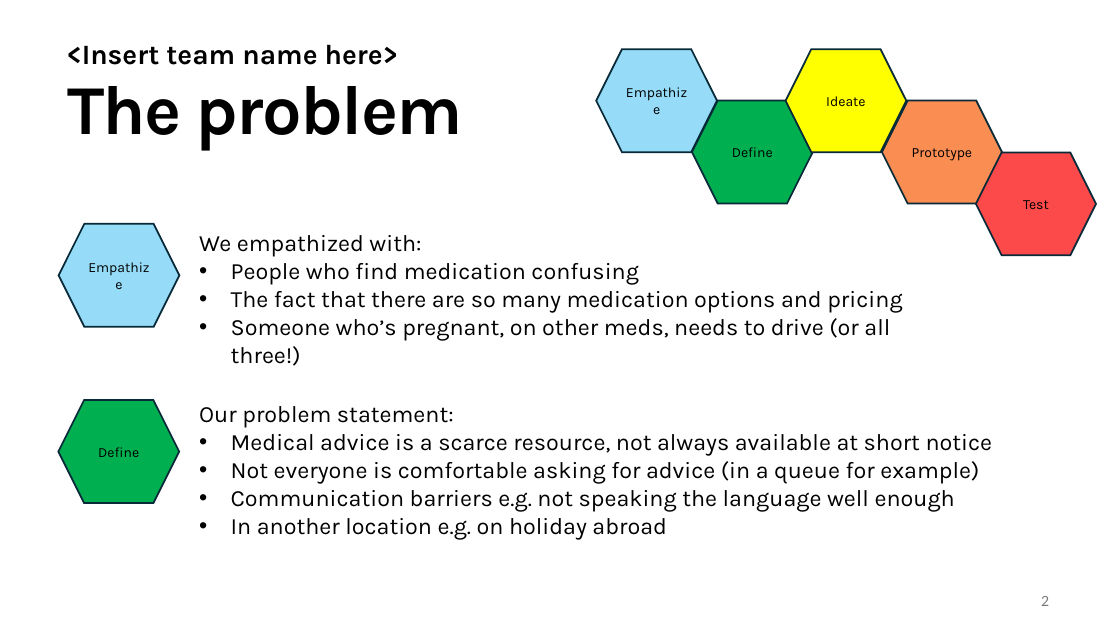
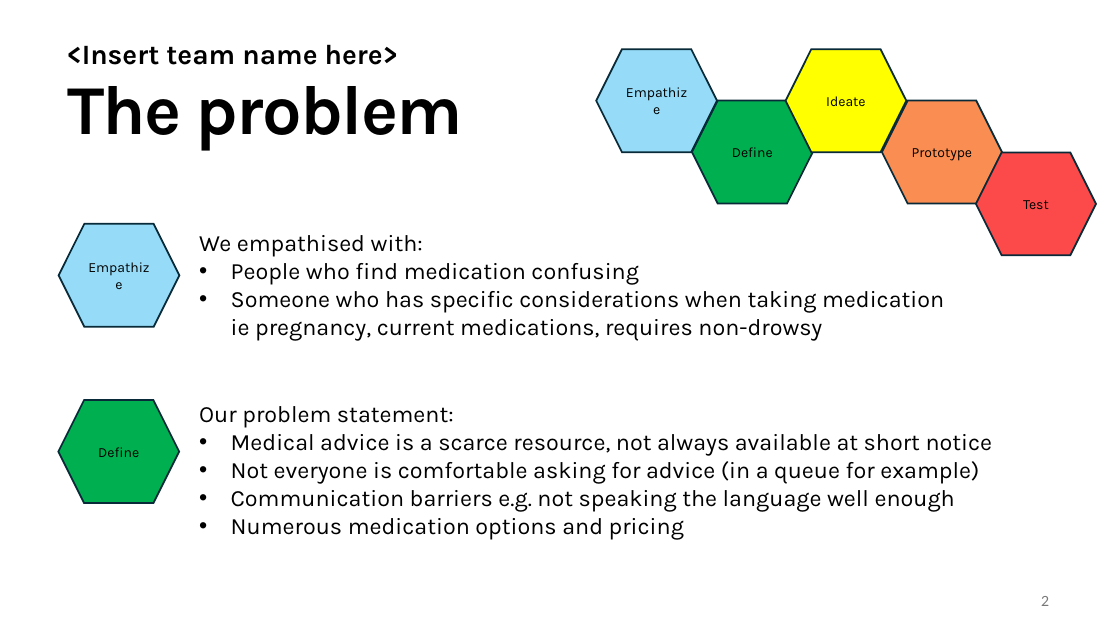
Before and after one commit to NewOrbit/Hackathon_Semantic_Kernal_team_5, a slide deck: slide 2 of Team Feedback.pptx. Drawn at 1120x630 pixels with LibreOffice and Linux fonts; fonts in the diff are those of the drawing. Boxes give left, top, right and bottom in pixels: in the first picture for what was removed or moved away, otherwise in the second. Text is boxed around its words. In the diff, an @@ line names an element or a change of style, - is before the commit and + after.

```diff
--- a/Team Feedback.pptx
+++ b/Team Feedback.pptx
@@ text at (x1=199, y1=235, x2=423, y2=257): text changed @@
-We empathized with:
+We empathised with:
@@ text at (x1=231, y1=291, x2=944, y2=341): text changed @@
-• The fact that there are so many medication options and pricing
-• Someone who’s pregnant, on other meds, needs to drive (or all three!)
+• Someone who has specific considerations when taking medication ie pregnancy, current medications, requires non-drowsy
@@ text at (x1=231, y1=518, x2=684, y2=540): text changed @@
-• In another location e.g. on holiday abroad
+• Numerous medication options and pricing
```
Also in this commit, not shown: 1 other slide changed.
